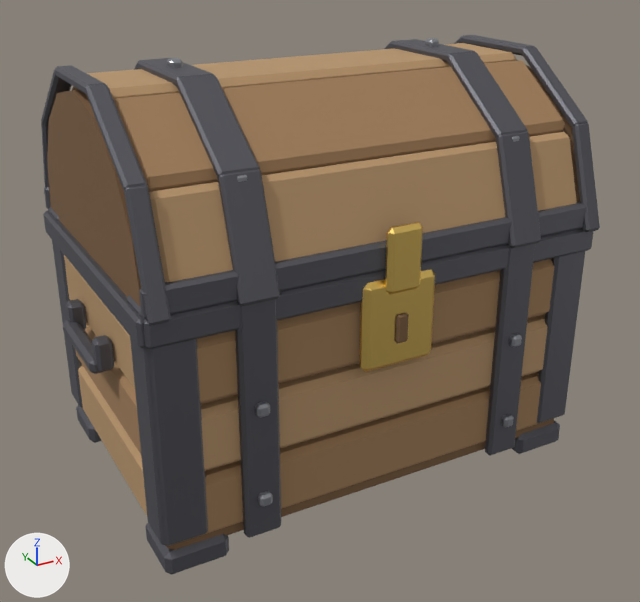
What one commit did to the glTF model assets/models/chest.glb.
Rendered twice from a 50 mm lens placed at (-0.805, -1.492, 1.06), pointed at (-0.01, -0.046, 0.337). Arrows for +X, +Y and +Z are at lower left; the lights stay in place. The older version comes first. Vertices at exactly the same position are counted once.

Objects in the first picture: 'ChestBase', 'ChestLid'.
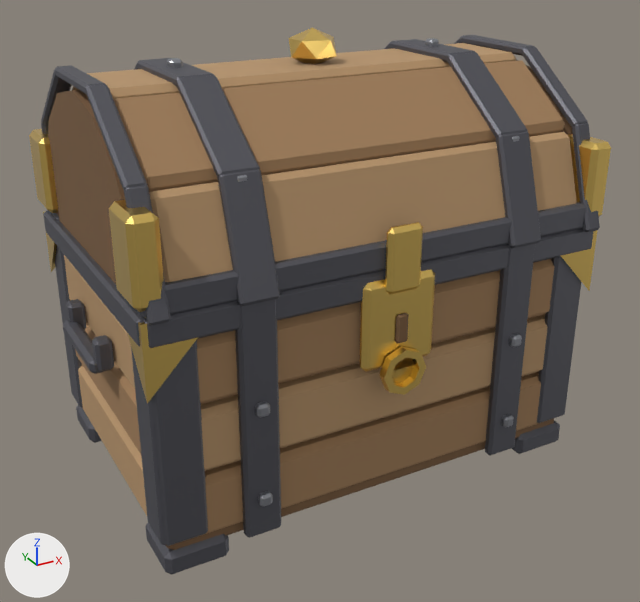
The change, as a list of edits to the scene's bpy script:
```text
Change me_chestbase:
    used by ob_chestbase; location = (0.0, 0.0, 0.0)
    remove me_chestbase.from_pydata(...)  # 1376 vertices, 2520 faces; spans x -0.495..0.495, y -0.331..0.33, z 0.0..0.51
    add me_chestbase.from_pydata(...)  # 1424 vertices, 2596 faces; spans x -0.495..0.495, y -0.343..0.33, z 0.0..0.51
    me_chestbase part 1: a new loose piece of 32 vertices spanning x -0.045..0.045, y -0.343..-0.327, z 0.265..0.355, in mat_p_gold (yellow #f9d476)
    me_chestbase part 2
    16 vertices are added at x -0.462..0.462, y -0.312..0.312, z 0.36..0.495
    16 new faces join them, mat_p_gold (yellow #f9d476)
Change me_chestlid:
    used by ob_chestlid; location = (0.0, 0.0, 0.0)
    remove me_chestlid.from_pydata(...)  # 900 vertices, 1648 faces; spans x -0.455..0.455, y -0.334..0.335, z 0.46..0.828
    add me_chestlid.from_pydata(...)  # 1008 vertices, 1844 faces; spans x -0.47..0.47, y -0.334..0.335, z 0.46..0.865
    me_chestlid part 3: a new loose piece, an icosphere of 20 faces spanning x -0.045..0.045, y -0.043..0.043, z 0.795..0.865, in mat_p_gold (yellow #f9d476)
    me_chestlid part 4: a new loose piece of 24 vertices spanning x -0.47..-0.42, y -0.32..-0.22, z 0.515..0.665, in mat_p_gold (yellow #f9d476)
    me_chestlid part 5: a new loose piece of 24 vertices spanning x -0.47..-0.42, y 0.22..0.32, z 0.515..0.665, in mat_p_gold (yellow #f9d476)
    me_chestlid part 6: a new loose piece of 24 vertices spanning x 0.42..0.47, y -0.32..-0.22, z 0.515..0.665, in mat_p_gold (yellow #f9d476)
    other edits to the shape of me_chestlid do not show in these pictures
```

Location of each change, [x1, y1, x2, y2] in pixels of the pictures (640 x 602 px):
'ChestLid', reshaped: before [41, 35, 600, 326]; after [29, 27, 611, 326]
'ChestBase', reshaped: before [43, 207, 594, 575]; after [43, 210, 597, 575]
part 1 of me_chestbase, added: after [379, 346, 426, 395]
part 2 of me_chestbase, added: after [43, 212, 597, 404]
part 3 of me_chestlid, added (yellow): after [289, 27, 337, 64]
part 4 of me_chestlid, added (yellow): after [109, 200, 164, 312]
part 5 of me_chestlid, added: after [29, 129, 58, 213]
part 6 of me_chestlid, added (yellow): after [568, 134, 611, 216]
